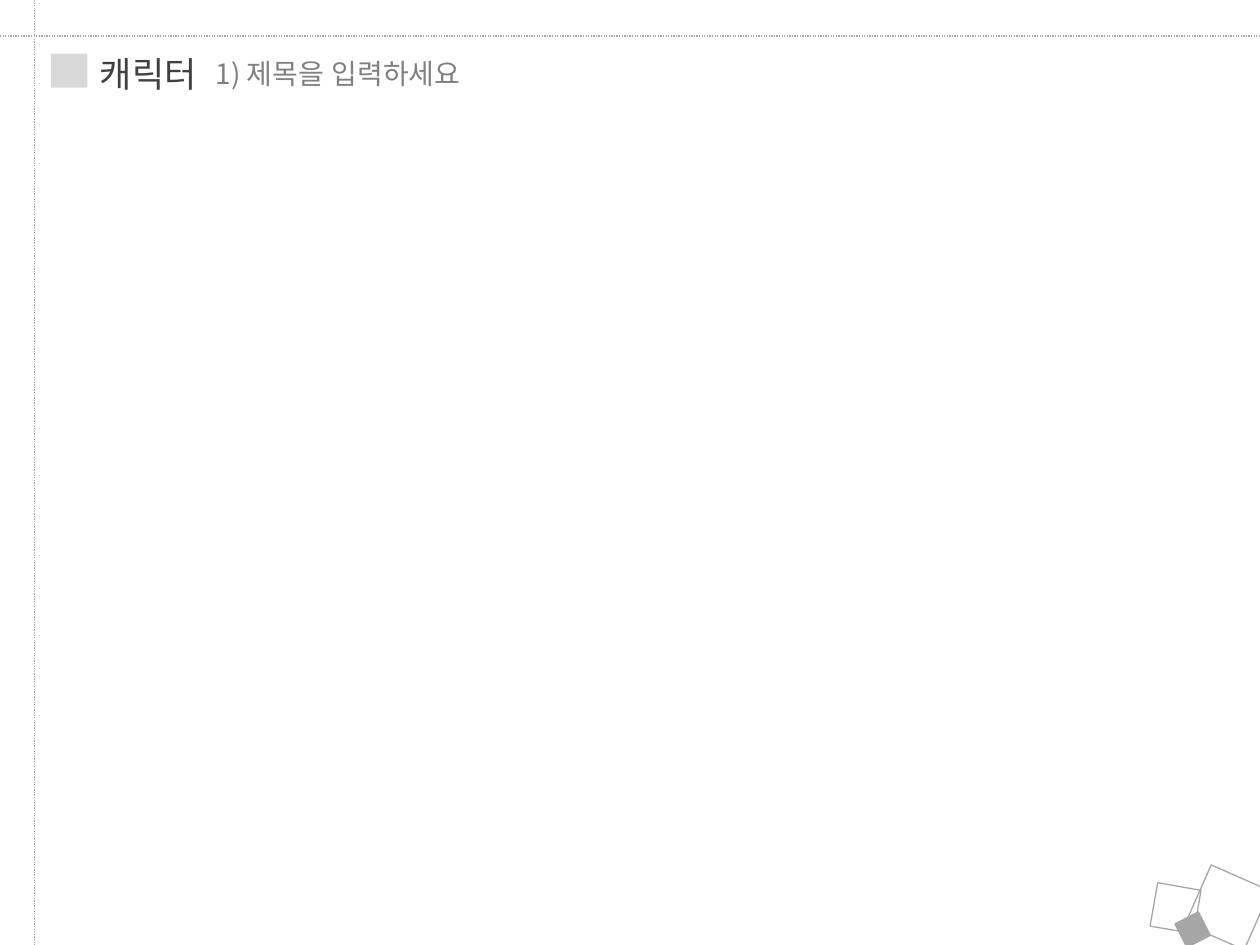
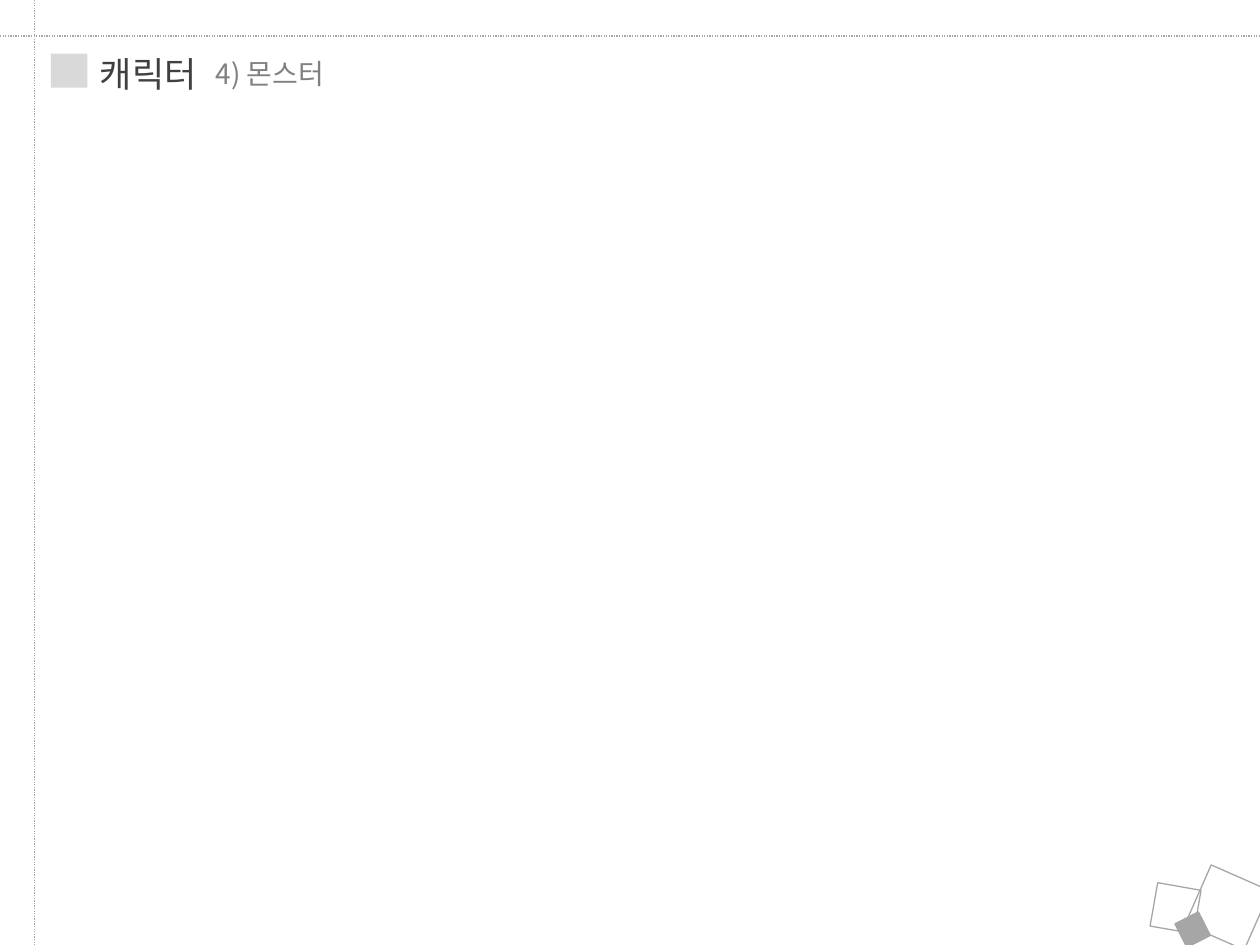
Before and after one commit to JungRobbi/ZolZak, a slide deck: slide 18 of Document/ppt.pptx (slide 4 before the commit). Drawn at 1260x945 pixels with LibreOffice and Linux fonts; fonts in the diff are those of the drawing. Boxes give left, top, right and bottom in pixels: in the first picture for what was removed or moved away, otherwise in the second. Text is boxed around its words. In the diff, an @@ line names an element or a change of style, - is before the commit and + after.

```diff
--- a/Document/ppt.pptx
+++ b/Document/ppt.pptx
@@ text at [216,61,324,89]: text changed @@
-1) 제목을 입력하세요
+4) 몬스터
```
Also in this commit, not shown: 2 other slides changed, 30 slides added, 1 slide removed, 1 other file.
